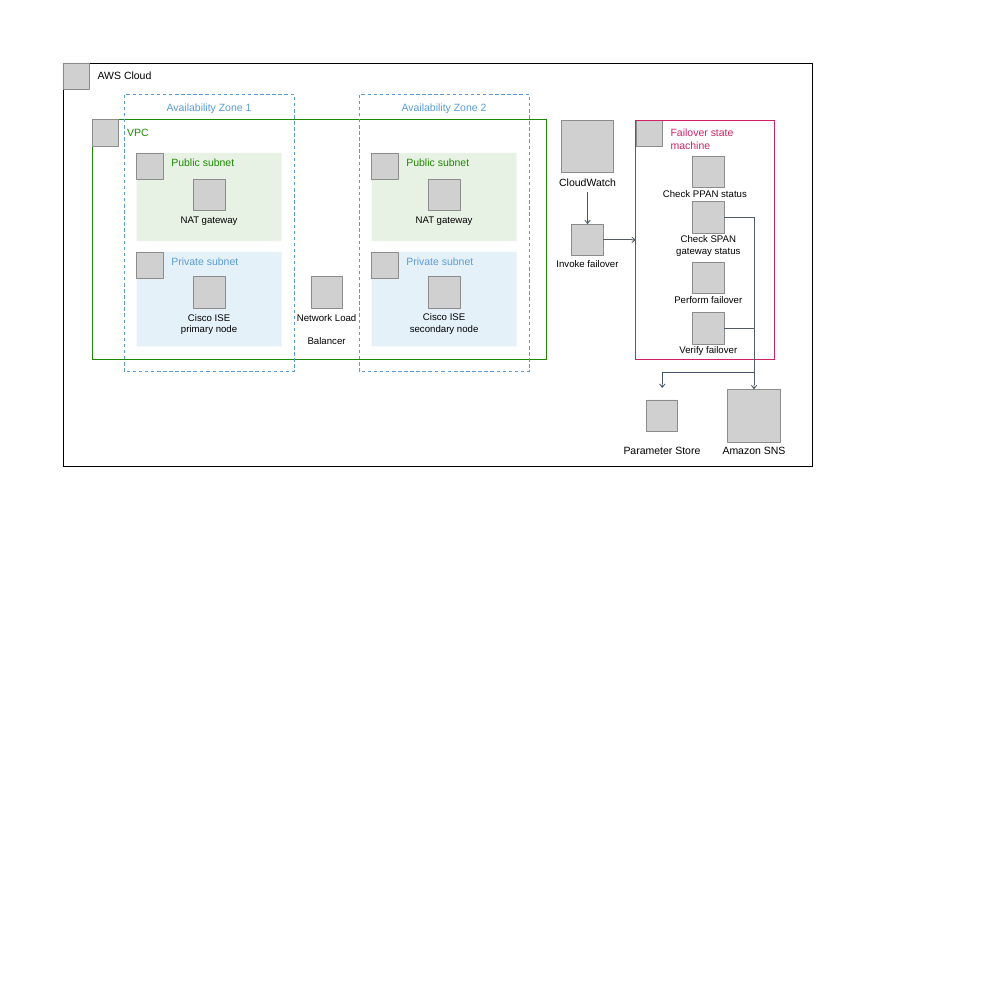
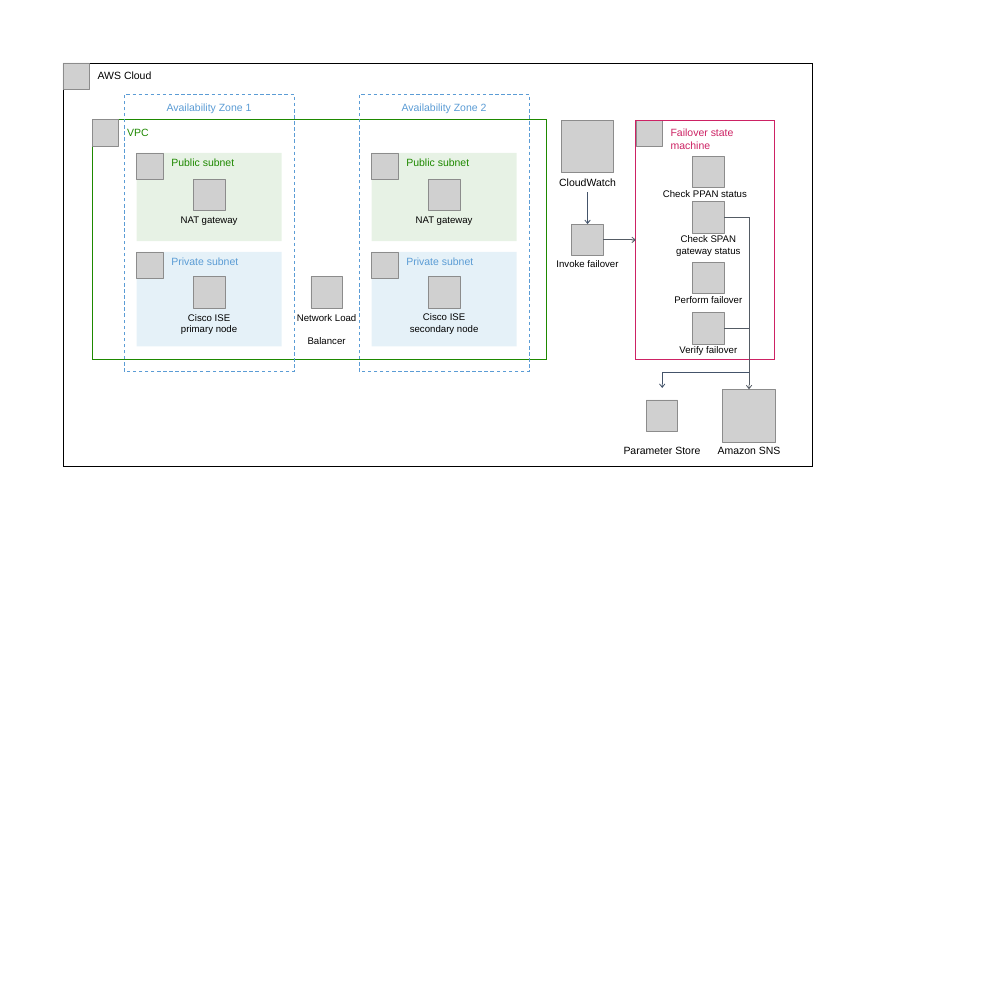
Before and after one commit to aws-quickstart/quickstart-cisco-ise-on-aws, a slide deck: slide 4 of docs/deployment_guide/images/quickstart-cisco-ise-on-aws-architecture-diagram.pptx. Drawn at 1008x1008 pixels with LibreOffice and Linux fonts; fonts in the diff are those of the drawing; grey boxes stand for pictures. Boxes give left, top, right and bottom in pixels: in the first picture for what was removed or moved away, otherwise in the second. Text is boxed around its words. In the diff, an @@ line names an element or a change of style, - is before the commit and + after.

```diff
--- a/docs/deployment_guide/images/quickstart-cisco-ise-on-aws-architecture-diagram.pptx
+++ b/docs/deployment_guide/images/quickstart-cisco-ise-on-aws-architecture-diagram.pptx
@@ elbow arrow moved from (724, 217) - (754, 389) to (724, 217) - (749, 389) @@
@@ line moved from (724, 328) - (754, 328) to (724, 328) - (749, 328) @@
@@ freeform shape: place and size @@
-freeform shape at bbox=[662, 372, 753, 387]
+freeform shape at bbox=[662, 372, 749, 388]
@@ picture: place and size @@
-picture at bbox=[728, 389, 780, 442]
+picture at bbox=[723, 389, 775, 442]
@@ text "Amazon SNS": place and size @@
-text "Amazon SNS" at bbox=[723, 446, 786, 454]
+text "Amazon SNS" at bbox=[718, 446, 781, 454]
```
Also in this commit, not shown: 3 other files.
